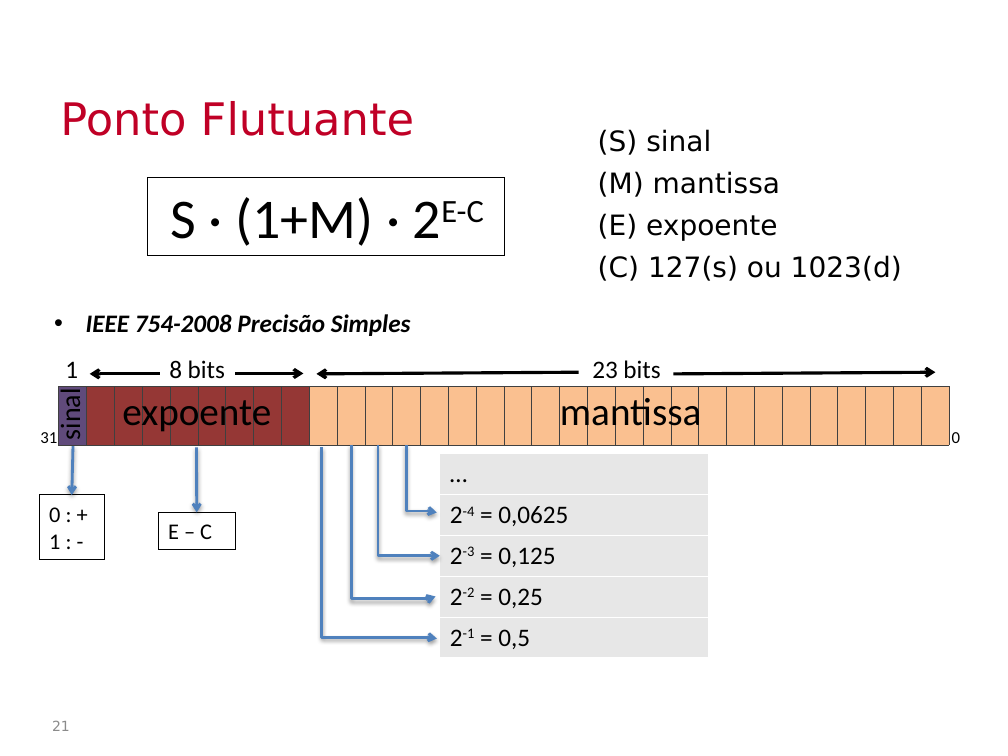
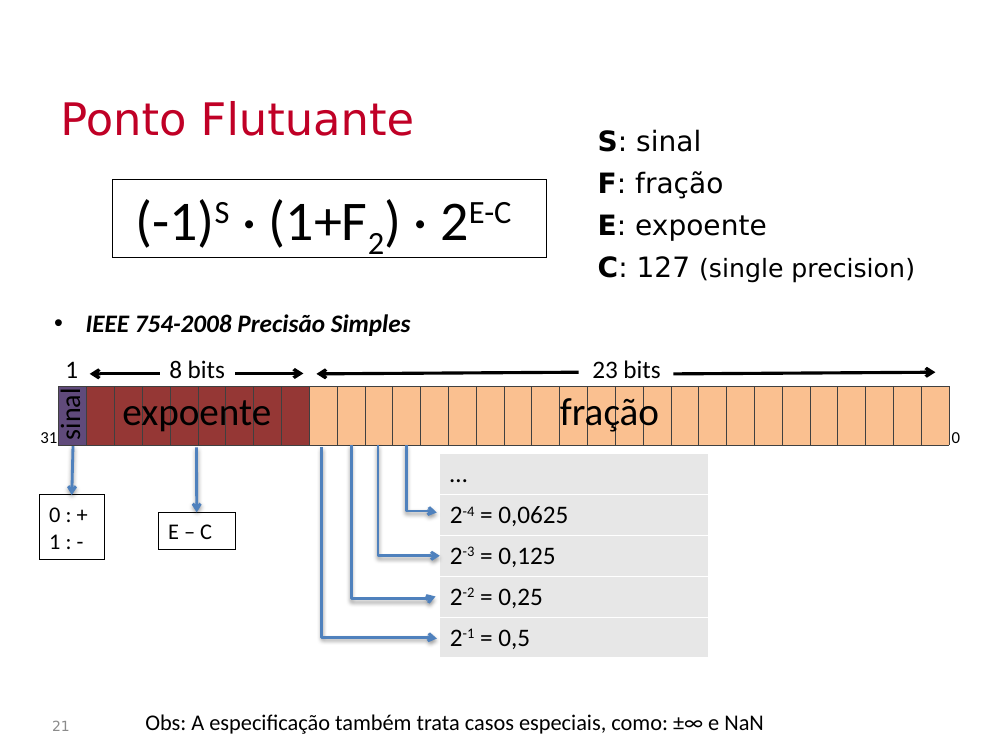
Before and after one commit to Insper/bits-e-proc, a slide deck: slide 21 of docs-src/slides/conteudoDadosDigitais.pptx. Drawn at 1008x756 pixels with LibreOffice and Linux fonts; fonts in the diff are those of the drawing; background and template pictures are left out. Boxes give left, top, right and bottom in pixels: in the first picture for what was removed or moved away, otherwise in the second. Text is boxed around its words. In the diff, an @@ line names an element or a change of style, - is before the commit and + after.

```diff
--- a/docs-src/slides/conteudoDadosDigitais.pptx
+++ b/docs-src/slides/conteudoDadosDigitais.pptx
@@ text at (x1=598, y1=129, x2=915, y2=283): text changed @@
-(S) sinal
-(M) mantissa
-(E) expoente
-(C) 127(s) ou 1023(d)
+S: sinal
+F: fração
+E: expoente
+C: 127 (single precision)
@@ rectangle "(-1)S · (1+F2) · 2E-C" resized from (x1=148, y1=178, x2=505, y2=256) to (x1=113, y1=179, x2=546, y2=257) @@
@@ text in rectangle at (x1=135, y1=199, x2=512, y2=248): text changed @@
-S · (1+M) · 2E-C
+(-1)S · (1+F2) · 2E-C
@@ text at (x1=560, y1=392, x2=659, y2=435): text changed @@
-mantissa
+fração
@@ text added at (x1=145, y1=714, x2=764, y2=734), 16 pt, text #000000 @@
+Obs: A especificação também trata casos especiais, como: ±∞ e NaN
```
Also in this commit, not shown: 17 other slides changed, 2 slides added, 2 slides removed, 1 other file.
